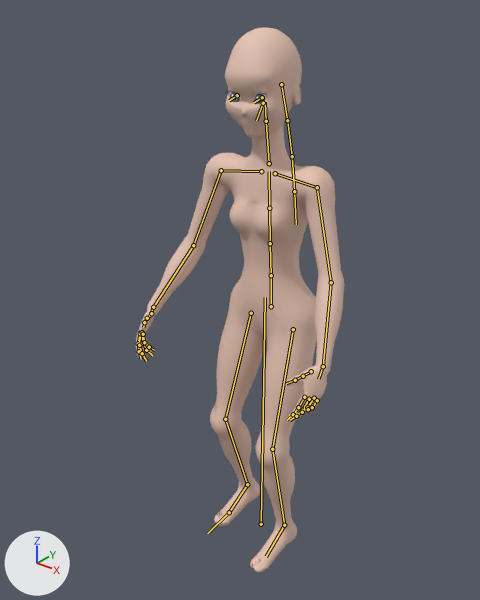
An edit to the glTF model characters/feyre/model/feyre.glb, drawn before and after from the same camera.
Before and after are seen from a 50 mm camera at (1.047, -1.428, 1.735) aimed at (-0.035, -0.076, 0.896). Every picture has the same lights, and +X, +Y and +Z are marked at lower left. The first picture is the older version. Both versions are drawn at frame 13 of the action 'idle_look'; the numbers are the values there. The bones that change, and the others that lie on the model, are drawn over the model as lines.

Names of what the first picture shows: 'Body', 'Body_LOD1' and 1 more.
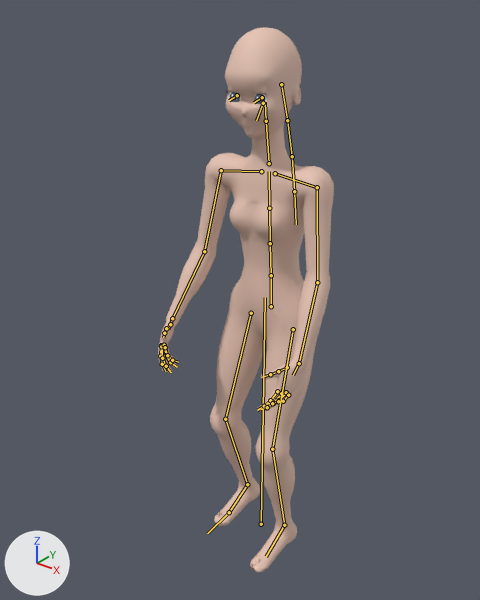
What differs and where, as boxes (x1, y1, x2, y2) in the pictures (480 x 600 px):
'Body', posed (15% narrower): before (136, 27, 344, 572); after (158, 27, 334, 572)
'Body_LOD1', posed (16% narrower): before (136, 27, 344, 572); after (159, 27, 333, 572)
bone 'LeftUpperArm', root to tip: before (317, 187) to (331, 282); after (317, 187) to (317, 282)
bone 'RightUpperArm', root to tip: before (221, 170) to (193, 245); after (221, 170) to (204, 251)

Patch to the scene script:
```diff
--- a/characters/feyre/model/feyre.glb.py
+++ b/characters/feyre/model/feyre.glb.py
@@ bone_leftupperarm @@
 bone_leftupperarm = bpy.data.objects['Armature'].pose.bones['LeftUpperArm']  # child of 'LeftShoulder'
-bone_leftupperarm.rotation_quaternion = (0.829, -0.549, -0.068, -0.083)  # degrees (-67, -12, -4)
+bone_leftupperarm.rotation_quaternion = (0.778, -0.619, -0.069, -0.083)  # degrees (-77, -12, -3)
@@ bone_rightupperarm @@
 bone_rightupperarm = bpy.data.objects['Armature'].pose.bones['RightUpperArm']  # child of 'RightShoulder'
-bone_rightupperarm.rotation_quaternion = (0.83, -0.549, 0.064, 0.081)  # degrees (-67, 11, 4)
+bone_rightupperarm.rotation_quaternion = (0.778, -0.619, 0.066, 0.08)  # degrees (-77, 12, 3)
```
